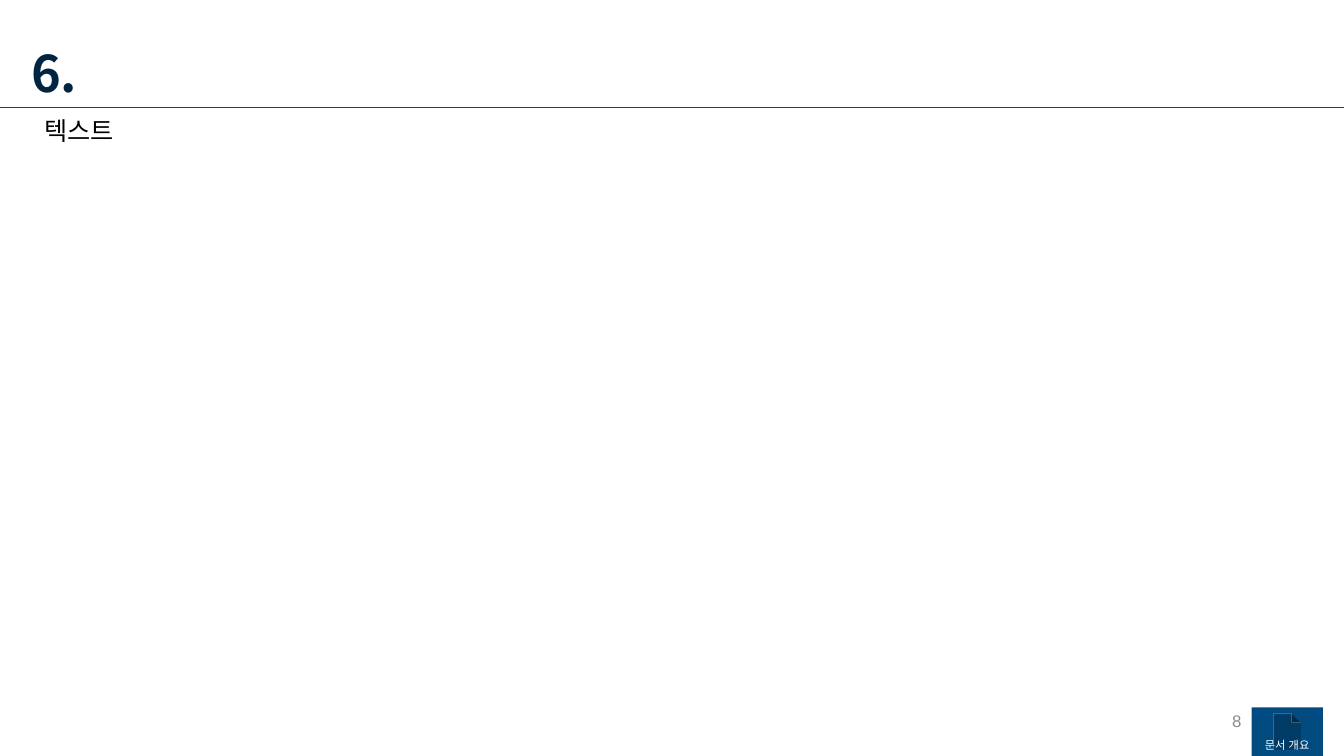
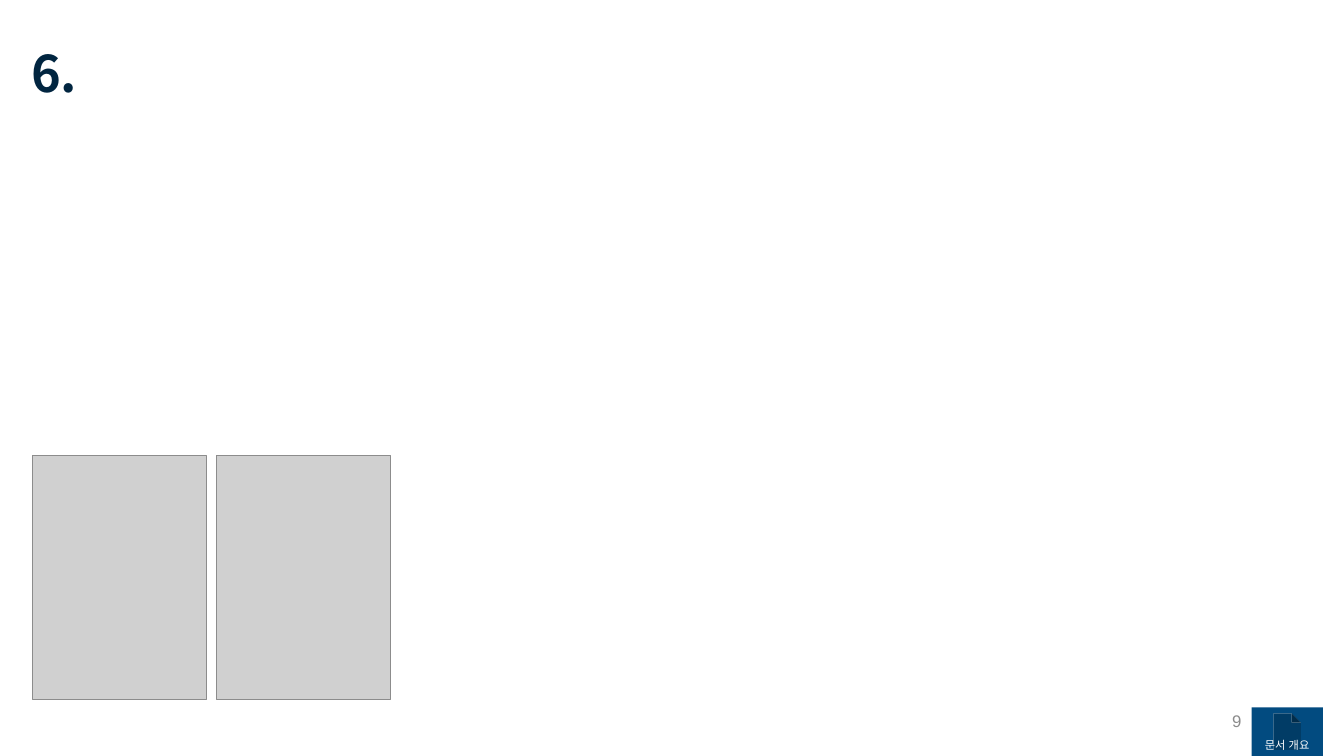
Before and after one commit to yjk0401/unityenginebasic_9th, a slide deck: slide 9 of 기획/메인 기획서.pptx (slide 8 before the commit). Drawn at 1344x756 pixels with LibreOffice and Linux fonts; fonts in the diff are those of the drawing; grey boxes stand for pictures. Boxes give left, top, right and bottom in pixels: in the first picture for what was removed or moved away, otherwise in the second. Text is boxed around its words. In the diff, an @@ line names an element or a change of style, - is before the commit and + after.

```diff
--- a/기획/메인 기획서.pptx
+++ b/기획/메인 기획서.pptx
@@ line removed from (0, 108) to (1344, 108) @@
@@ text removed at (44, 119, 114, 142) @@
-텍스트
@@ picture added at (32, 456, 206, 700) @@
@@ picture added at (217, 456, 391, 700) @@
```
Also in this commit, not shown: 4 other slides changed, 2 slides added, 1 slide removed, 1 other file.
